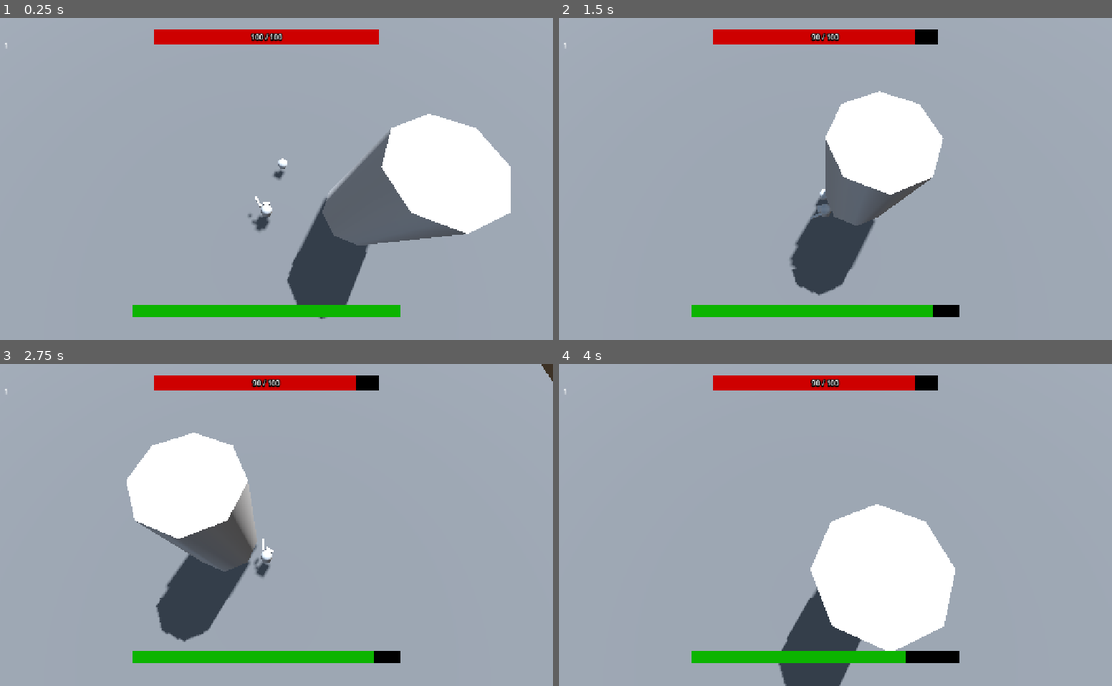
Above: before the commit, frames 1-4 (two rows, left to right).
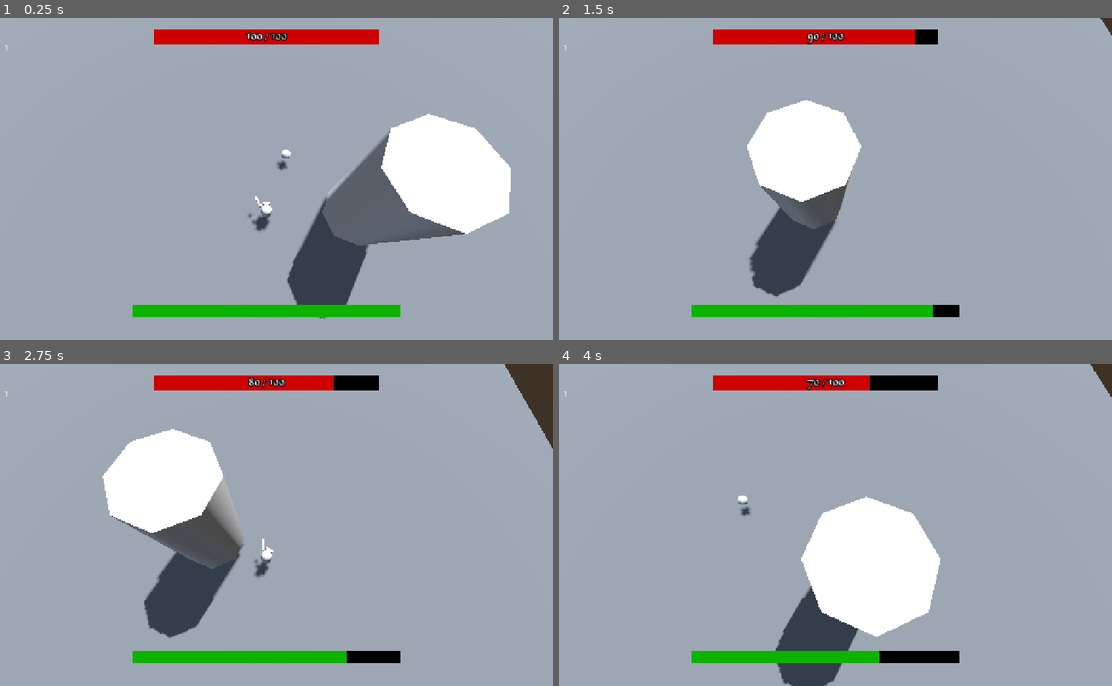
Above: after the commit, the same moments.

Repository: CodeRecode/gdwild87
Game: Godot game, scene res://levels/dallas_test.tscn
The game is run twice, just before and just after one commit, with the same random seed, the same clock (stepped at 60 frames per second) and the same inputs. The project has no main scene, so this scene is started directly.
Inputs (mouse positions are in pixels of both pictures, inside the frame that each line leads up to):
- Up to frame 1 (0.25 s): no input
- Up to frame 2 (1.5 s): move the mouse to (951, 162) at 0.52 s; press the mouse at (951, 162) at 0.53 s; hold D (move_right) 0.53-1.28 s; tap Space (jump) at 0.77 s; right-click (951, 162) at 0.8 s; move the mouse to (708, 195) at 1.27 s; release the mouse at (708, 195) at 1.28 s; hold S (move_down) from 1.28 s (still down); right-click (708, 195) at 1.35 s
- Up to frame 3 (2.75 s): tap Space (jump) at 1.52 s; click (149, 541) at 1.55 s; move the mouse to (326, 454) at 2.02 s; release S (move_down) at 2.03 s; press the mouse at (326, 454) at 2.03 s; hold D (move_right) from 2.03 s (still down); right-click (326, 454) at 2.3 s
- Up to frame 4 (4 s): move the mouse to (796, 589) at 2.77 s; release D (move_right) at 2.78 s; release the mouse at (796, 589) at 2.78 s; hold W (move_up) 2.78-3.53 s; right-click (796, 589) at 2.85 s; tap Space (jump) at 3.02, 3.77 s; click (796, 589) at 3.05 s; move the mouse to (995, 573) at 3.52 s; press the mouse at (995, 573) at 3.53 s; hold A (move_left) from 3.53 s (still down); right-click (995, 573) at 3.8 s

The runs differ from the first frame. In frame 1, 0.4% of the frame differs, in the area x 0-93%, y 4-94%; in frame 2, 14%, in the area x 0-100%, y 0-87%; in frame 3, 6.8%; in frame 4, 4.1%.

Commit message:
some physics cleanup

Diff:
--- a/char/boss/big_boss.tscn
+++ b/char/boss/big_boss.tscn
@@ -1,12 +1,12 @@
-[gd_scene load_steps=8 format=3 uid="uid://dclgv8ycd5mv6"]
+[gd_scene load_steps=9 format=3 uid="uid://dclgv8ycd5mv6"]
 
 [ext_resource type="Script" uid="uid://4gdpku7d7aq0" path="res://char/boss/big_boss.gd" id="1_504yr"]
 [ext_resource type="Script" uid="uid://chnk2opxuoatb" path="res://char/components/health_component.gd" id="2_nug5l"]
 [ext_resource type="Script" uid="uid://d4c8iopppijdj" path="res://char/components/hurtbox.gd" id="3_mtx48"]
 [ext_resource type="Script" uid="uid://i3tg6myj42l1" path="res://char/components/hitbox.gd" id="4_dq70y"]
 
-[sub_resource type="CapsuleShape3D" id="CapsuleShape3D_nug5l"]
-radius = 3.085
+[sub_resource type="CapsuleShape3D" id="CapsuleShape3D_mtx48"]
+radius = 2.4
 height = 13.498203
 
 [sub_resource type="StyleBoxFlat" id="StyleBoxFlat_504yr"]
@@ -20,13 +20,17 @@
 [sub_resource type="StyleBoxFlat" id="StyleBoxFlat_nug5l"]
 bg_color = Color(0.80782366, 0.0025471516, 4.813075e-07, 1)
 
+[sub_resource type="CapsuleShape3D" id="CapsuleShape3D_nug5l"]
+radius = 3.085
+height = 13.498203
+
 [node name="BigBoss" type="CharacterBody3D"]
 script = ExtResource("1_504yr")
 speed = 4.0
 
 [node name="PhysicsCollision" type="CollisionShape3D" parent="."]
-transform = Transform3D(1, 0, 0, 0, 1, 0, 0, 0, 1, 0, 6.7210374, 0)
-shape = SubResource("CapsuleShape3D_nug5l")
+transform = Transform3D(1, 0, 0, 0, 1, 0, 0, 0, 1, 0, 6.7497544, 0)
+shape = SubResource("CapsuleShape3D_mtx48")
 
 [node name="CSGCylinder3D" type="CSGCylinder3D" parent="."]
 transform = Transform3D(1, 0, 0, 0, 1, 0, 0, 0, 1, 0, 5.5, 0)
--- a/char/components/hitbox.gd
+++ b/char/components/hitbox.gd
@@ -17,4 +17,3 @@
 func _on_area_entered(area: Area3D) -> void:
 	if area is Hurtbox:
 		area.take_damage(damage)
-		print("doing dmg")
--- a/char/player.gd
+++ b/char/player.gd
@@ -20,6 +20,7 @@
 var attack_level: int = 0
 var attack_speed_level: int = 0
 var attack_range_level: int = 0
+var	attack_animation_play_speed: float
 
 @onready var camera_3d: Camera3D = $Camera3D
 @onready var body_mesh: MeshInstance3D = $Body
@@ -32,6 +33,7 @@
 func _ready() -> void:
 	attack_hitbox.damage = initial_attack_damage
 	animation_player.animation_finished.connect(_on_animation_finished)
+	attack_animation_play_speed = animation_player.get_animation("attack").length
 
 func _process(_delta: float) -> void:
 	attack_hitbox.damage = calculate_value_from_curve(initial_attack_damage, attack_level, attack_curve)
@@ -46,6 +48,13 @@
 	if Input.is_action_just_pressed("jump") and is_on_floor():
 		velocity.y = jump_velocity
 
+	if attack_timer.is_stopped():
+		if Input.is_action_pressed("attack"):
+			animation_player.play("attack")
+			_on_attack()
+		if Input.is_action_pressed("attack_2"):
+			_on_attack()
+
 	var delta_speed = speed * delta * Engine.physics_ticks_per_second
 	var input_dir := Input.get_vector("move_left", "move_right", "move_up", "move_down")
 	var direction := (transform.basis * Vector3(input_dir.x, 0, input_dir.y)).normalized()
@@ -57,16 +66,6 @@
 		velocity.z = move_toward(velocity.z, 0, delta_speed)
 
 	move_and_slide()
-
-func _input(event: InputEvent) -> void:
-	if not attack_timer.is_stopped():
-		return
-	if event.is_action_pressed("attack"):
-		animation_player.play("attack")
-		_on_attack()
-	if event.is_action_pressed("attack_2"):
-
-		_on_attack()
 
 func calculate_value_from_curve(initial_val: float, level: int, curve: Curve) -> float:
 	return initial_val + curve.sample(level)
@@ -83,6 +82,7 @@
 func _on_attack() -> void:
 	attack_timer.wait_time = initial_attack_speed * attack_speed_curve.sample(attack_speed_level)
 	attack_timer.start()
+	animation_player.speed_scale = 1 / attack_speed_curve.sample(attack_speed_level)
 
 func _on_animation_finished(anim_name: String) -> void:
 	if anim_name == "attack":
--- a/char/player.tscn
+++ b/char/player.tscn
@@ -32,6 +32,7 @@
 point_count = 2
 
 [sub_resource type="CapsuleShape3D" id="CapsuleShape3D_d1ks0"]
+radius = 0.2
 
 [sub_resource type="CapsuleShape3D" id="CapsuleShape3D_vx1ls"]
 
@@ -135,9 +136,12 @@
 }
 
 [node name="Player" type="CharacterBody3D" groups=["player"]]
+collision_layer = 32768
+collision_mask = 32768
 script = ExtResource("1_imniu")
 speed_curve = SubResource("Curve_ivbhp")
 attack_curve = SubResource("Curve_vx1ls")
+initial_attack_speed = 1.2
 attack_speed_curve = SubResource("Curve_n32fl")
 attack_range_curve = SubResource("Curve_gp2u4")
 health_curve = SubResource("Curve_tdjx7")
@@ -199,6 +203,7 @@
 
 [node name="AttackTimer" type="Timer" parent="."]
 unique_name_in_owner = true
+one_shot = true
 
 [node name="HealthComponent" type="Node" parent="."]
 unique_name_in_owner = true
--- a/char/slime.tscn
+++ b/char/slime.tscn
@@ -5,7 +5,8 @@
 [ext_resource type="Script" uid="uid://d4c8iopppijdj" path="res://char/components/hurtbox.gd" id="3_r5hft"]
 [ext_resource type="Script" uid="uid://i3tg6myj42l1" path="res://char/components/hitbox.gd" id="4_2w3jn"]
 
-[sub_resource type="SphereShape3D" id="SphereShape3D_pq3se"]
+[sub_resource type="SphereShape3D" id="SphereShape3D_r5hft"]
+radius = 0.3
 
 [sub_resource type="SphereMesh" id="SphereMesh_pq3se"]
 
@@ -20,8 +21,8 @@
 script = ExtResource("1_f1ur6")
 
 [node name="PhysicsCollision" type="CollisionShape3D" parent="."]
-transform = Transform3D(1, 0, 0, 0, 1, 0, 0, 0, 1, 0, 0.5, 0)
-shape = SubResource("SphereShape3D_pq3se")
+transform = Transform3D(1, 0, 0, 0, 1, 0, 0, 0, 1, 0, 0.32849085, 0)
+shape = SubResource("SphereShape3D_r5hft")
 
 [node name="MeshInstance3D" type="MeshInstance3D" parent="."]
 transform = Transform3D(1, 0, 0, 0, 1, 0, 0, 0, 1, 0, 0.5, 0)
--- a/char/wizard.tscn
+++ b/char/wizard.tscn
@@ -6,7 +6,8 @@
 [ext_resource type="Script" uid="uid://d4c8iopppijdj" path="res://char/components/hurtbox.gd" id="3_actlc"]
 [ext_resource type="Script" uid="uid://i3tg6myj42l1" path="res://char/components/hitbox.gd" id="4_actlc"]
 
-[sub_resource type="CapsuleShape3D" id="CapsuleShape3D_actlc"]
+[sub_resource type="CapsuleShape3D" id="CapsuleShape3D_5akip"]
+radius = 0.3
 
 [sub_resource type="CapsuleMesh" id="CapsuleMesh_dp7gs"]
 
@@ -22,12 +23,14 @@
 [sub_resource type="CapsuleShape3D" id="CapsuleShape3D_mb7o6"]
 
 [node name="Wizard" type="CharacterBody3D" groups=["enemy"]]
+collision_layer = 32768
+collision_mask = 32768
 script = ExtResource("1_dp7gs")
 projectile = ExtResource("2_3owjg")
 
 [node name="PhysicsCollision" type="CollisionShape3D" parent="."]
 transform = Transform3D(1, 0, 0, 0, 1, 0, 0, 0, 1, 0, 1, 0)
-shape = SubResource("CapsuleShape3D_actlc")
+shape = SubResource("CapsuleShape3D_5akip")
 
 [node name="MeshInstance3D" type="MeshInstance3D" parent="."]
 transform = Transform3D(1, 0, 0, 0, 1, 0, 0, 0, 1, 0, 1, 0)
--- a/levels/dallas_test.tscn
+++ b/levels/dallas_test.tscn
@@ -37,8 +37,11 @@
 shadow_enabled = true
 
 [node name="Player" parent="." instance=ExtResource("1_k8cdt")]
+platform_on_leave = 2
 
 [node name="Floor" type="StaticBody3D" parent="."]
+collision_layer = 32768
+collision_mask = 0
 
 [node name="MeshInstance3D" type="MeshInstance3D" parent="Floor"]
 transform = Transform3D(1, 0, 0, 0, 1, 0, 0, 0, 1, -0.11805725, -1.220768, 1.6073608)
--- a/project.godot
+++ b/project.godot
@@ -38,6 +38,7 @@
 [gui]
 
 theme/custom="uid://dxj1nu0srofui"
+theme/custom_font="uid://bksrjb1tc1qg3"
 
 [input]
 
@@ -87,6 +88,7 @@
 3d_physics/layer_2="player_hitbox"
 3d_physics/layer_8="enemy_hitbox"
 3d_physics/layer_9="enemy_hurtbox"
+3d_physics/layer_16="floor"
 
 [physics]
 
--- a/ui/maintheme.tres
+++ b/ui/maintheme.tres
@@ -9,7 +9,7 @@
 border_color = Color(0.41960785, 0.24313726, 0.14901961, 1)
 
 [sub_resource type="StyleBoxFlat" id="StyleBoxFlat_q2wmt"]
-bg_color = Color(0.043137256, 0.047058824, 0.050980393, 1)
+bg_color = Color(0.16658005, 0.10945957, 0.042424373, 1)
 border_width_left = 4
 border_width_top = 4
 border_width_right = 4
@@ -17,7 +17,7 @@
 border_color = Color(0.627451, 0.5058824, 0.14117648, 1)
 
 [sub_resource type="StyleBoxFlat" id="StyleBoxFlat_eyvsd"]
-bg_color = Color(0.043137256, 0.047058824, 0.050980393, 1)
+bg_color = Color(0.25969425, 0.12942797, 0.07160061, 1)
 border_width_left = 4
 border_width_top = 4
 border_width_right = 4
@@ -122,10 +122,11 @@
 
 [resource]
 Button/colors/font_color = Color(0.60784316, 0.6862745, 0.29411766, 1)
-Button/colors/font_focus_color = Color(0.60784316, 0.6862745, 0.29411766, 1)
-Button/colors/font_hover_color = Color(0.60784316, 0.6862745, 0.29411766, 1)
+Button/colors/font_focus_color = Color(0.64349955, 0.7251789, 0.31988743, 1)
+Button/colors/font_hover_color = Color(0.67560595, 0.7598297, 0.34557074, 1)
 Button/colors/font_hover_pressed_color = Color(0.60784316, 0.6862745, 0.29411766, 1)
 Button/colors/font_pressed_color = Color(0.60784316, 0.6862745, 0.29411766, 1)
+Button/font_sizes/font_size = 50
 Button/styles/disabled = SubResource("StyleBoxFlat_qaqce")
 Button/styles/focus = SubResource("StyleBoxFlat_q2wmt")
 Button/styles/hover = SubResource("StyleBoxFlat_eyvsd")
@@ -137,6 +138,7 @@
 HSlider/styles/grabber_area = SubResource("StyleBoxFlat_co3lq")
 HSlider/styles/grabber_area_highlight = SubResource("StyleBoxFlat_alk7s")
 HSlider/styles/slider = SubResource("StyleBoxFlat_5ke63")
+Label/font_sizes/font_size = 30
 MarginContainer/constants/margin_bottom = 10
 MarginContainer/constants/margin_left = 10
 MarginContainer/constants/margin_right = 10
--- /dev/null
+++ b/upgrades/bank_ui.gd
@@ -0,0 +1 @@
+extends Control
--- /dev/null
+++ b/upgrades/bank_ui.tscn
@@ -0,0 +1,164 @@
+[gd_scene load_steps=3 format=3 uid="uid://dl137f0n8mll8"]
+
+[ext_resource type="Script" uid="uid://bt2s3wtc44tvx" path="res://upgrades/bank_ui.gd" id="1_j26dd"]
+
+[sub_resource type="StyleBoxLine" id="StyleBoxLine_1uair"]
+color = Color(2.1658839e-06, 0.42321903, 0.15075275, 0.5411765)
+grow_end = 5.0
+thickness = 3
+vertical = true
+
+[node name="BankUI" type="Control"]
+layout_mode = 3
+anchors_preset = 15
+anchor_right = 1.0
+anchor_bottom = 1.0
+grow_horizontal = 2
+grow_vertical = 2
+script = ExtResource("1_j26dd")
+
+[node name="PanelContainer" type="PanelContainer" parent="."]
+custom_minimum_size = Vector2(800, 0)
+layout_mode = 0
+offset_right = 16.0
+offset_bottom = 16.0
+
+[node name="VBoxContainer2" type="VBoxContainer" parent="PanelContainer"]
+layout_mode = 2
+
+[node name="HBoxContainer" type="HBoxContainer" parent="PanelContainer/VBoxContainer2"]
+layout_mode = 2
+
+[node name="Label" type="Label" parent="PanelContainer/VBoxContainer2/HBoxContainer"]
+layout_mode = 2
+size_flags_horizontal = 6
+text = "Upgrade"
+
+[node name="VSeparator" type="VSeparator" parent="PanelContainer/VBoxContainer2/HBoxContainer"]
+layout_mode = 2
+theme_override_constants/separation = 1
+theme_override_styles/separator = SubResource("StyleBoxLine_1uair")
+
+[node name="Label2" type="Label" parent="PanelContainer/VBoxContainer2/HBoxContainer"]
+layout_mode = 2
+size_flags_horizontal = 6
+text = "Level"
+
+[node name="VSeparator2" type="VSeparator" parent="PanelContainer/VBoxContainer2/HBoxContainer"]
+layout_mode = 2
+theme_override_constants/separation = 1
+theme_override_styles/separator = SubResource("StyleBoxLine_1uair")
+
+[node name="Label3" type="Label" parent="PanelContainer/VBoxContainer2/HBoxContainer"]
+layout_mode = 2
+size_flags_horizontal = 6
+text = "Cost"
+
+[node name="VBoxContainer" type="VBoxContainer" parent="PanelContainer/VBoxContainer2"]
+custom_minimum_size = Vector2(600, 0)
+layout_mode = 2
+
+[node name="UpgradeContainer" type="PanelContainer" parent="PanelContainer/VBoxContainer2/VBoxContainer"]
+layout_mode = 2
+
+[node name="Hbox" type="HBoxContainer" parent="PanelContainer/VBoxContainer2/VBoxContainer/UpgradeContainer"]
+layout_mode = 2
+
+[node name="UpgradeName" type="Label" parent="PanelContainer/VBoxContainer2/VBoxContainer/UpgradeContainer/Hbox"]
+layout_mode = 2
+size_flags_horizontal = 6
+text = "Attack Damage"
+
+[node name="UpgradeLevel" type="Label" parent="PanelContainer/VBoxContainer2/VBoxContainer/UpgradeContainer/Hbox"]
+layout_mode = 2
+size_flags_horizontal = 6
+text = "0"
+
+[node name="Button" type="Button" parent="PanelContainer/VBoxContainer2/VBoxContainer/UpgradeContainer/Hbox"]
+layout_mode = 2
+size_flags_horizontal = 7
+text = "5"
+
+[node name="UpgradeContainer2" type="PanelContainer" parent="PanelContainer/VBoxContainer2/VBoxContainer"]
+layout_mode = 2
+
+[node name="Hbox" type="HBoxContainer" parent="PanelContainer/VBoxContainer2/VBoxContainer/UpgradeContainer2"]
+layout_mode = 2
+
+[node name="UpgradeName" type="Label" parent="PanelContainer/VBoxContainer2/VBoxContainer/UpgradeContainer2/Hbox"]
+layout_mode = 2
+size_flags_horizontal = 6
+text = "Attack Speed"
+
+[node name="UpgradeLevel" type="Label" parent="PanelContainer/VBoxContainer2/VBoxContainer/UpgradeContainer2/Hbox"]
+layout_mode = 2
+size_flags_horizontal = 6
+text = "0"
+
+[node name="Button" type="Button" parent="PanelContainer/VBoxContainer2/VBoxContainer/UpgradeContainer2/Hbox"]
+layout_mode = 2
+size_flags_horizontal = 7
+text = "5"
+
+[node name="UpgradeContainer3" type="PanelContainer" parent="PanelContainer/VBoxContainer2/VBoxContainer"]
+layout_mode = 2
+
+[node name="Hbox" type="HBoxContainer" parent="PanelContainer/VBoxContainer2/VBoxContainer/UpgradeContainer3"]
+layout_mode = 2
+
+[node name="UpgradeName" type="Label" parent="PanelContainer/VBoxContainer2/VBoxContainer/UpgradeContainer3/Hbox"]
+layout_mode = 2
+size_flags_horizontal = 6
+text = "Attack Range"
+
+[node name="UpgradeLevel" type="Label" parent="PanelContainer/VBoxContainer2/VBoxContainer/UpgradeContainer3/Hbox"]
+layout_mode = 2
+size_flags_horizontal = 6
+text = "0"
+
+[node name="Button" type="Button" parent="PanelContainer/VBoxContainer2/VBoxContainer/UpgradeContainer3/Hbox"]
+layout_mode = 2
+size_flags_horizontal = 7
+text = "5"
+
+[node name="UpgradeContainer5" type="PanelContainer" parent="PanelContainer/VBoxContainer2/VBoxContainer"]
+layout_mode = 2
+
+[node name="Hbox" type="HBoxContainer" parent="PanelContainer/VBoxContainer2/VBoxContainer/UpgradeContainer5"]
+layout_mode = 2
+
+[node name="UpgradeName" type="Label" parent="PanelContainer/VBoxContainer2/VBoxContainer/UpgradeContainer5/Hbox"]
+layout_mode = 2
+size_flags_horizontal = 6
+text = "Max Health"
+
+[node name="UpgradeLevel" type="Label" parent="PanelContainer/VBoxContainer2/VBoxContainer/UpgradeContainer5/Hbox"]
+layout_mode = 2
+size_flags_horizontal = 6
+text = "0"
+
+[node name="Button" type="Button" parent="PanelContainer/VBoxContainer2/VBoxContainer/UpgradeContainer5/Hbox"]
+layout_mode = 2
+size_flags_horizontal = 7
+text = "5"
+
+[node name="UpgradeContainer4" type="PanelContainer" parent="PanelContainer/VBoxContainer2/VBoxContainer"]
+layout_mode = 2
+
+[node name="Hbox" type="HBoxContainer" parent="PanelContainer/VBoxContainer2/VBoxContainer/UpgradeContainer4"]
+layout_mode = 2
+
+[node name="UpgradeName" type="Label" parent="PanelContainer/VBoxContainer2/VBoxContainer/UpgradeContainer4/Hbox"]
+layout_mode = 2
+size_flags_horizontal = 6
+text = "Movement Speed"
+
+[node name="UpgradeLevel" type="Label" parent="PanelContainer/VBoxContainer2/VBoxContainer/UpgradeContainer4/Hbox"]
+layout_mode = 2
+size_flags_horizontal = 6
+text = "0"
+
+[node name="Button" type="Button" parent="PanelContainer/VBoxContainer2/VBoxContainer/UpgradeContainer4/Hbox"]
+layout_mode = 2
+size_flags_horizontal = 7
+text = "5"
--- /dev/null
+++ b/upgrades/upgrade_container.gd
@@ -0,0 +1,2 @@
+class_name UpgradeContainer
+extends PanelContainer
Binary file added: ui/Goudament.ttf
Not shown, added: ui/Goudament.ttf.import
Not shown, added: upgrades/bank_ui.gd.uid
Not shown, added: upgrades/upgrade_container.gd.uid
